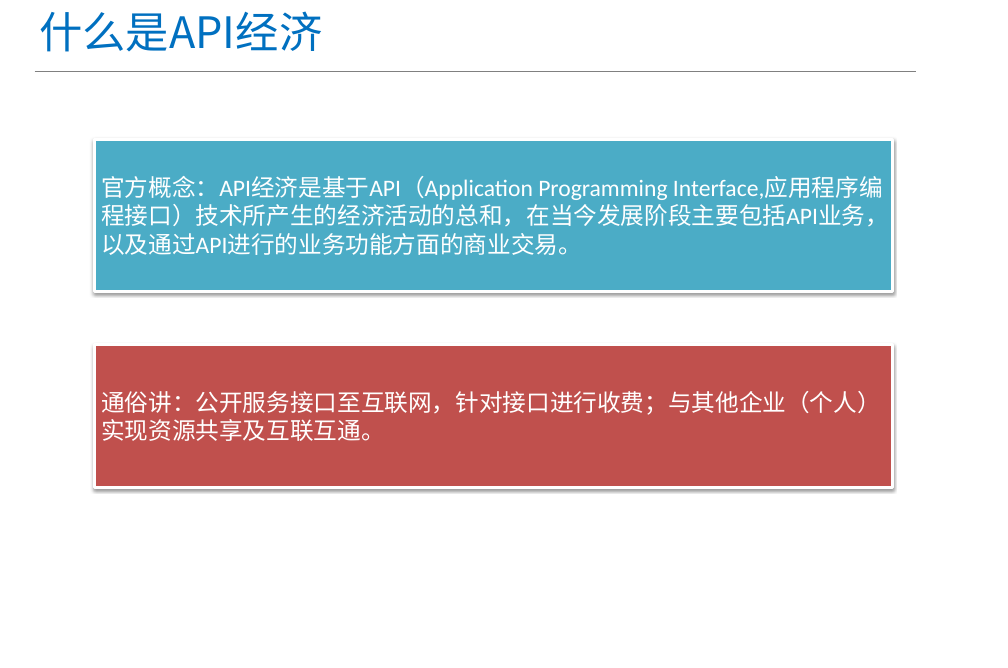
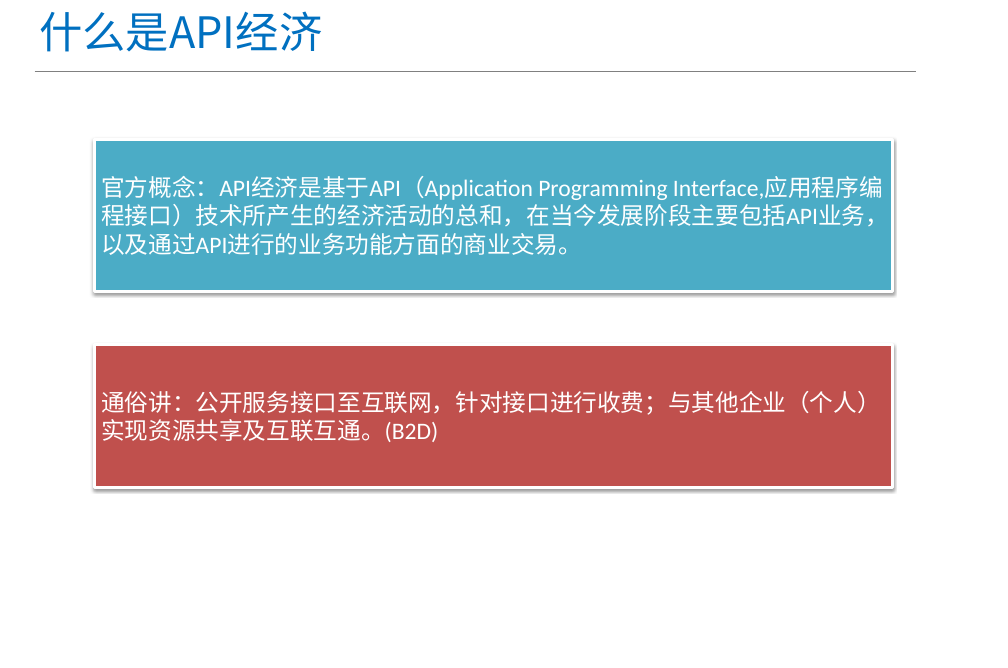
Before and after one commit to apporoad/DesignAndScheme2017, a slide deck: slide 2 of c云服务架构/扫盲篇/API经济.pptx. Drawn at 1008x668 pixels with LibreOffice and Linux fonts; fonts in the diff are those of the drawing; background and template pictures are left out. Boxes give left, top, right and bottom in pixels: in the first picture for what was removed or moved away, otherwise in the second. Text is boxed around its words. In the diff, an @@ line names an element or a change of style, - is before the commit and + after.

```diff
--- a/c云服务架构/扫盲篇/API经济.pptx
+++ b/c云服务架构/扫盲篇/API经济.pptx
@@ text in rectangle at [101, 391, 881, 442]: text changed @@
-通俗讲：公开服务接口至互联网，针对接口进行收费；与其他企业（个人）实现资源共享及互联互通。
+通俗讲：公开服务接口至互联网，针对接口进行收费；与其他企业（个人）实现资源共享及互联互通。(B2D)
```
Also in this commit, not shown: 1 slide added, 3 other files.
